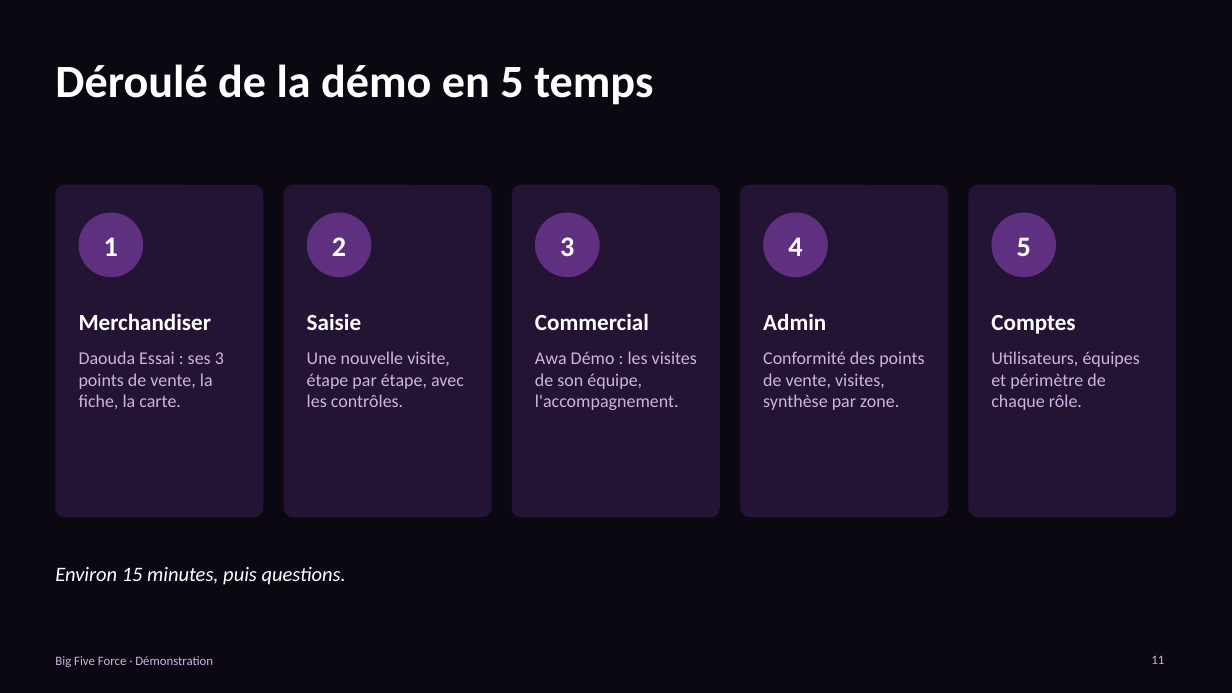
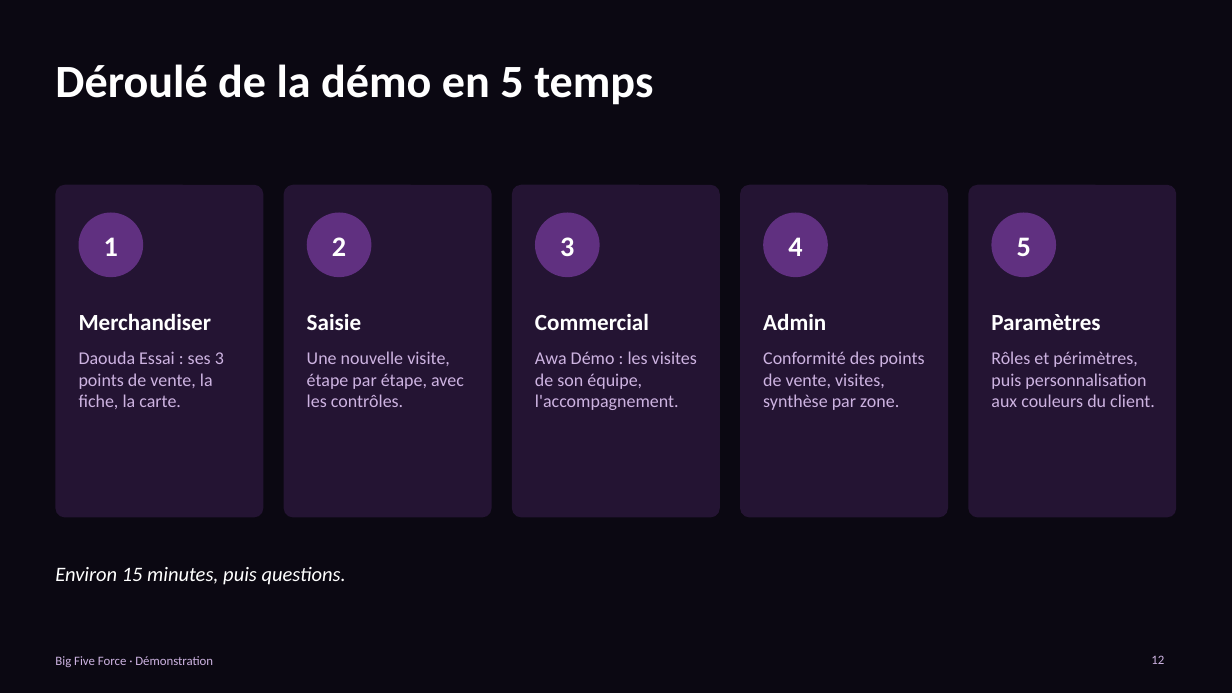
Before and after one commit to jhouedanou/frieslandv3, a slide deck: slide 12 of docs/DEMO-BIG-FIVE-FORCE.pptx (slide 11 before the commit). Drawn at 1232x693 pixels with LibreOffice and Linux fonts; fonts in the diff are those of the drawing. Boxes give left, top, right and bottom in pixels: in the first picture for what was removed or moved away, otherwise in the second. Text is boxed around its words. In the diff, an @@ line names an element or a change of style, - is before the commit and + after.

```diff
--- a/docs/DEMO-BIG-FIVE-FORCE.pptx
+++ b/docs/DEMO-BIG-FIVE-FORCE.pptx
@@ text at [991, 314, 1100, 330]: text changed @@
-Comptes
+Paramètres
@@ text at [991, 351, 1155, 407]: text changed @@
-Utilisateurs, équipes et périmètre de chaque rôle.
+Rôles et périmètres, puis personnalisation aux couleurs du client.
@@ page number at [1151, 655, 1164, 664]: text changed @@
-11
+12
```
Also in this commit, not shown: 1 slide added.
